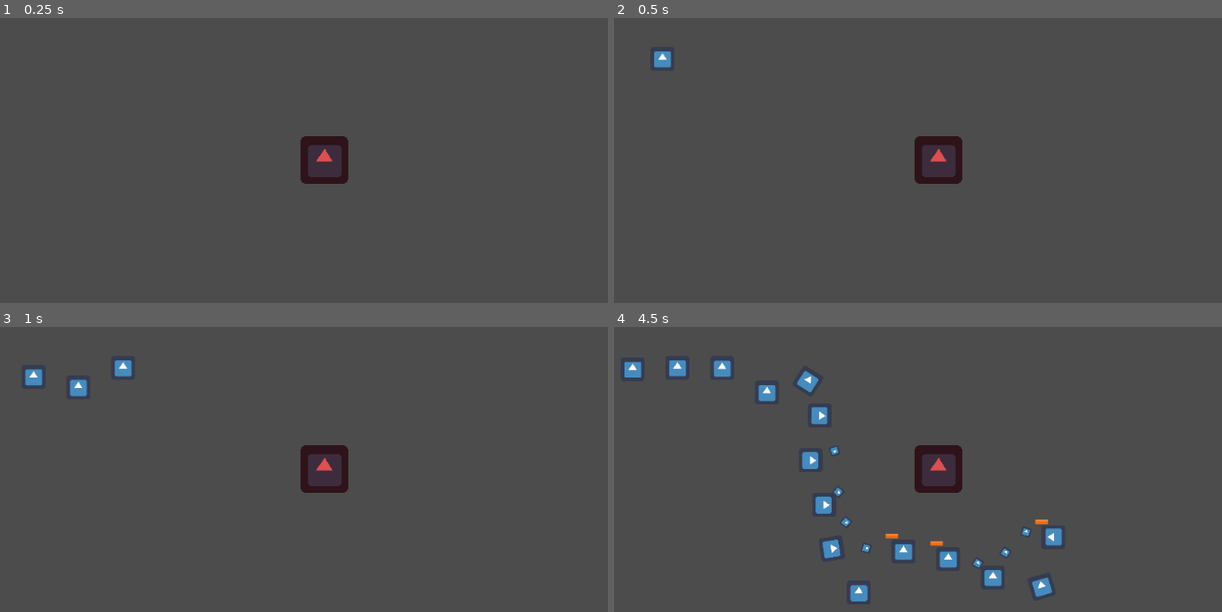
Above: before the commit, frames 1-4 (two rows, left to right).
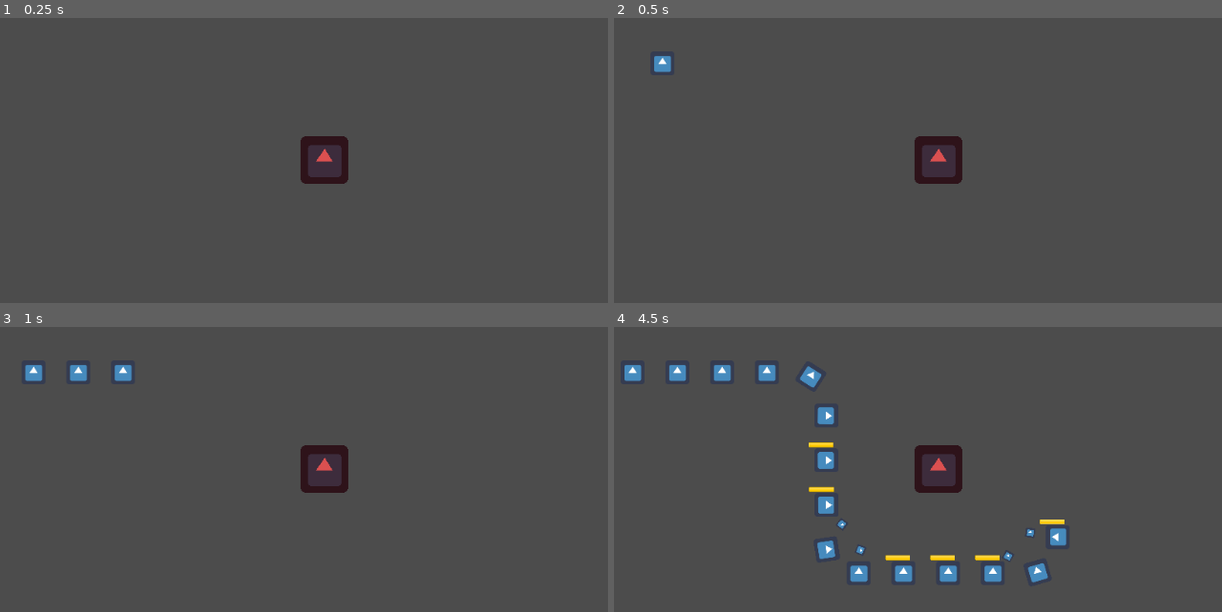
Above: after the commit, the same moments.

Repository: Tuiuiu/GodotProjects
Game: Godot game, scene res://Maps/TestMap.tscn
The game is run twice, just before and just after one commit, with the same random seed, the same clock (stepped at 60 frames per second) and the same inputs. The project has no main scene, so this scene is started directly. The engine's default icon, where the game draws it, is replaced by a stand-in: a white triangle on a blue panel in a dark square.
Inputs:
- Up to frame 1 (0.25 s): no input
- Up to frame 2 (0.5 s): no input
- Up to frame 3 (1 s): no input
- Up to frame 4 (4.5 s): no input

Frame 1 is identical in both runs. In frame 2, 0.1% of the frame differs, in the area x 6-10%, y 11-20%; in frame 3, 0.6%; in frame 4, 3.9%, in the area x 1-75%, y 11-97%.

Commit message:
Remove redundancy in collision detection by enemy

Diff:
--- a/TowerDefensePrototype/NPCs/Enemies/GenericEnemy.gd
+++ b/TowerDefensePrototype/NPCs/Enemies/GenericEnemy.gd
@@ -9,9 +9,9 @@
 var currentLife
 
 func _ready():
-    var randOffset = rand_range(-MAX_OFFSET, MAX_OFFSET)
-    $Area2D.position.y += randOffset
-    healthBar.position.y += randOffset
+    #var randOffset = rand_range(-MAX_OFFSET, MAX_OFFSET)
+    #$Area2D.position.y += randOffset
+    #healthBar.position.y += randOffset
     currentLife = maxHealth
     healthBar.set_max_value(maxHealth)
     healthBar.update_healthbar(currentLife)
@@ -34,9 +34,3 @@
 
 func get_max_health():
     return maxHealth
-
-func _on_Area2D_area_entered(area):
-    if (area.is_in_group("Projectile")):
-        var damage = area.get_damage()
-        area.queue_free()
-        take_damage(damage)
--- a/TowerDefensePrototype/NPCs/Enemies/GenericEnemy.tscn
+++ b/TowerDefensePrototype/NPCs/Enemies/GenericEnemy.tscn
@@ -22,4 +22,3 @@
 [node name="Sprite" type="Sprite" parent="Area2D"]
 scale = Vector2( 0.5, 0.5 )
 texture = ExtResource( 3 )
-[connection signal="area_entered" from="Area2D" to="." method="_on_Area2D_area_entered"]
